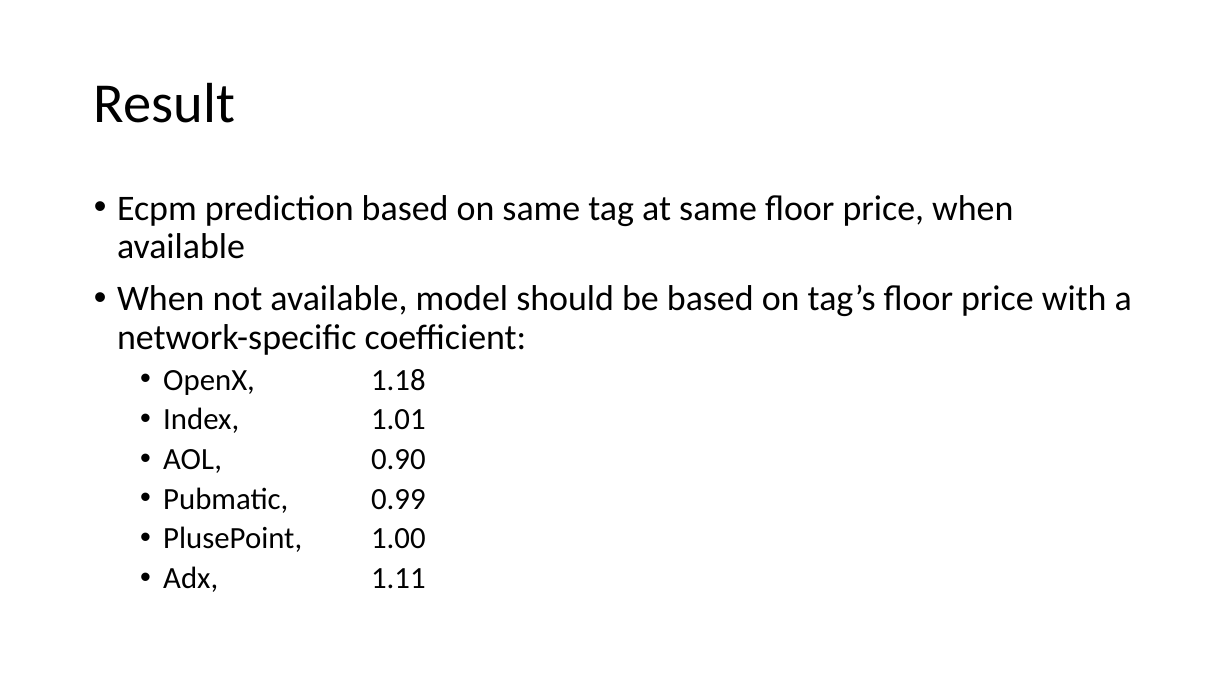
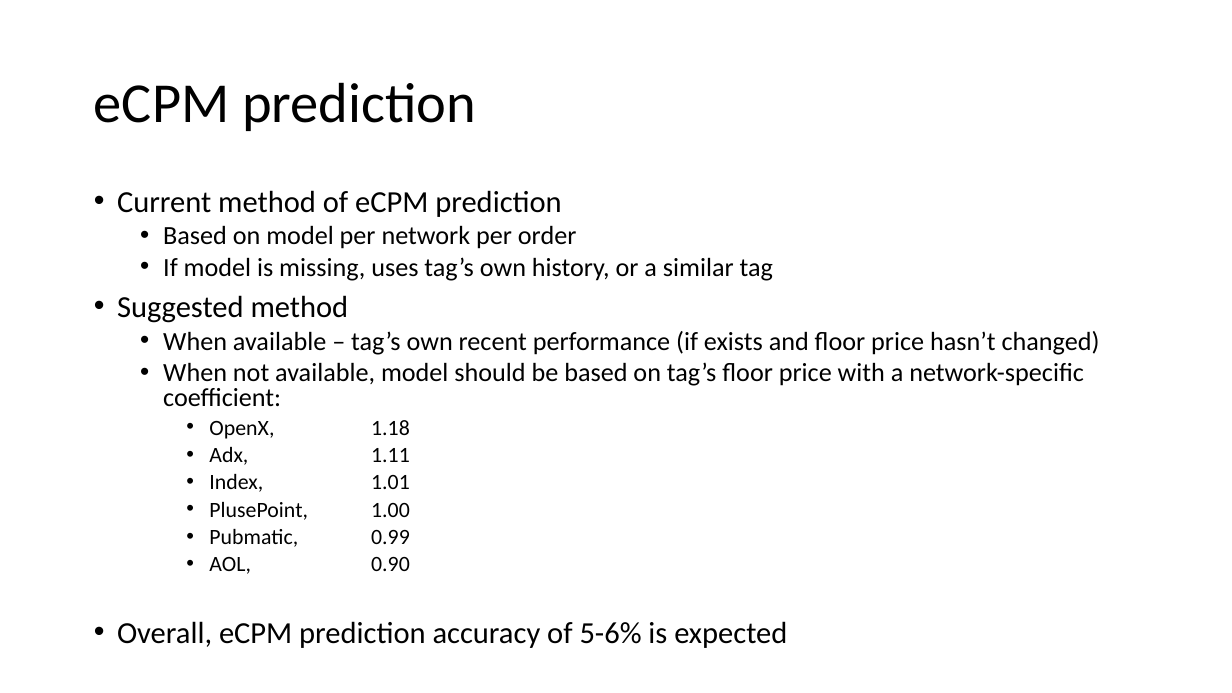
Before and after one commit to shahar-siegman/old_projects, a slide deck: slide 4 of RedShift/PublisherReport/served 1-day prediction using redshift data.pptx. Drawn at 1232x693 pixels with LibreOffice and Linux fonts; fonts in the diff are those of the drawing. Boxes give left, top, right and bottom in pixels: in the first picture for what was removed or moved away, otherwise in the second. Text is boxed around its words. In the diff, an @@ line names an element or a change of style, - is before the commit and + after.

Commit message:
publisher report: models for fill, cpm, and combined
Former-commit-id: b2d527a77d70e30c5354f2aabc211ba99ed11f73

```diff
--- a/RedShift/PublisherReport/served 1-day prediction using redshift data.pptx
+++ b/RedShift/PublisherReport/served 1-day prediction using redshift data.pptx
@@ title at bbox=[94, 82, 476, 131]: text changed @@
-Result
+eCPM prediction
@@ text at bbox=[117, 190, 1100, 355]: text changed; size 28 to 20.4 pt @@
-• Ecpm prediction based on same tag at same floor price, when available
+• Current method of eCPM prediction
+  • Based on model per network per order
+  • If model is missing, uses tag’s own history, or a similar tag
+• Suggested method
+  • When available – tag’s own recent performance (if exists and floor price hasn’t changed)
@@ text at bbox=[163, 362, 1084, 571]: size 28 to 20.4 pt in "When not available, model should be based ..."; size 24 to 17 pt in "OpenX, 1.18", "Index, 1.01", "AOL, 0.90"; list level 1 to 2 in "When not available, model should ..."; line spacing 0.9 to 0.8; list level 2 to 3 in "OpenX, 1.18"; list level 2 to 3 in "Index, 1.01"; list level 2 to 3 in "AOL, 0.90" @@
@@ text at bbox=[371, 448, 410, 462]: paragraph added @@
+    • Adx, 1.11
@@ text at bbox=[371, 503, 410, 544]: paragraphs added @@
+    • PlusePoint, 1.00
+    • Pubmatic, 0.99
@@ text at bbox=[117, 621, 787, 648]: text changed; size 24 to 23.8 pt @@
-  • Pubmatic, 0.99
-  • PlusePoint, 1.00
-  • Adx, 1.11
+• Overall, eCPM prediction accuracy of 5-6% is expected
```
Also in this commit, not shown: 6 other slides changed, 6 slides added, 1 slide removed, 9 other files.
